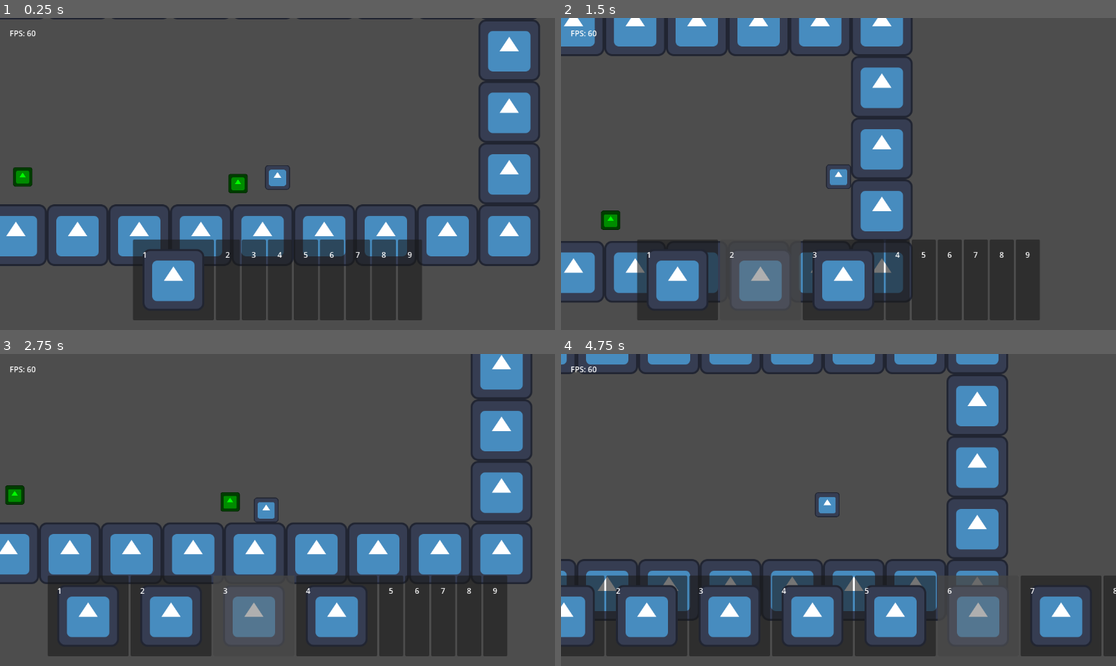
Above: before the commit, frames 1-4 (two rows, left to right).
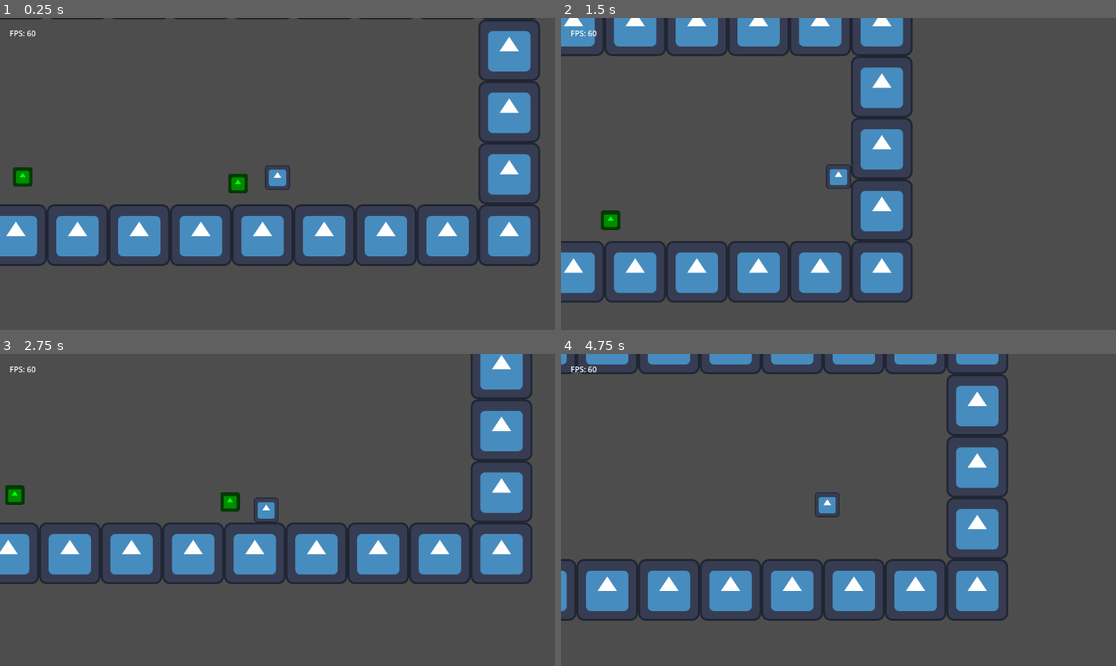
Above: after the commit, the same moments.

Repository: TheHumanMRP/RPG-Life-Tracker
Game: Godot game, scene res://Folders/Systems/Main/Scenes/main_scene.tscn
Same seed, same stepped clock (60 frames per second), same inputs: the game is played once before the commit and once after it. The engine's default icon, where the game draws it, is replaced by a stand-in: a white triangle on a blue panel in a dark square.
Inputs (mouse positions are in pixels of both pictures, inside the frame that each line leads up to):
- Up to frame 1 (0.25 s): no input
- Up to frame 2 (1.5 s): move the mouse to (733, 280) at 0.52 s; hold D (move_right) from 0.53 s (still down); tap I (add_test_sword) at 0.6, 1.35 s; click (733, 280) at 0.67 s; tap Space (jump) at 0.77 s; move the mouse to (788, 280) at 1.27 s; click (788, 280) at 1.42 s
- Up to frame 3 (2.75 s): tap Space (jump) at 1.52 s; move the mouse to (283, 616) at 2.02 s; release D (move_right) at 2.03 s; hold A (move_left) from 2.03 s (still down); tap I (add_test_sword) at 2.1 s; click (283, 616) at 2.17 s
- Up to frame 4 (4.75 s): move the mouse to (899, 616) at 2.77 s; release A (move_left) at 2.78 s; hold D (move_right) 2.78-4.28 s; tap I (add_test_sword) at 2.85, 3.6, 4.35 s; click (899, 616) at 2.92 s; tap Space (jump) at 3.02, 3.77, 4.52 s; move the mouse to (949, 616) at 3.52 s; click (949, 616) at 3.67 s; move the mouse to (1005, 616) at 4.27 s; hold A (move_left) from 4.28 s (still down); click (1005, 616) at 4.42 s

The runs differ from the first frame. In frame 1, 11% of the frame differs, in the area x 23-76%, y 71-97%; in frame 2, 14%; in frame 3, 15%; in frame 4, 18%, in the area x 0-100%, y 71-97%.
Error after the commit: Parse Error: Invalid argument for "setup()" function: argument 2 should be "Texture2D" but is "int". (res://Folders/Systems/Inventory_System/Scripts/inventory_…

Commit message:
Auto commit at 2026-07-05 23:02:17

Diff:
--- a/Folders/Systems/Inventory_System/Scripts/item_entry.gd
+++ b/Folders/Systems/Inventory_System/Scripts/item_entry.gd
@@ -7,7 +7,7 @@
 @export var item_id: int
 @export var logo: Texture2D
 
-func setup(new_item: BaseItem, new_durability: float, new_logo: Texture2D):
+func setup(new_item: BaseItem, new_logo: Texture2D, new_durability: float = new_item.base_durability):
 	item = new_item
 	item_type = item.get_type()
 	durability = new_durability
